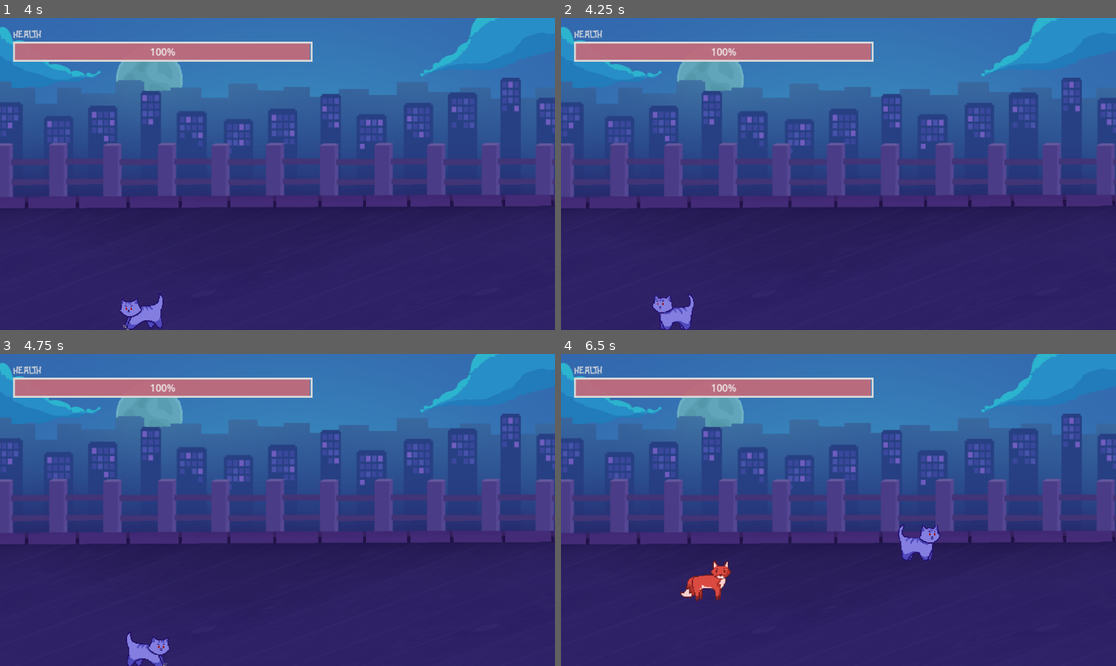
Above: before the commit, frames 1-4 (two rows, left to right).
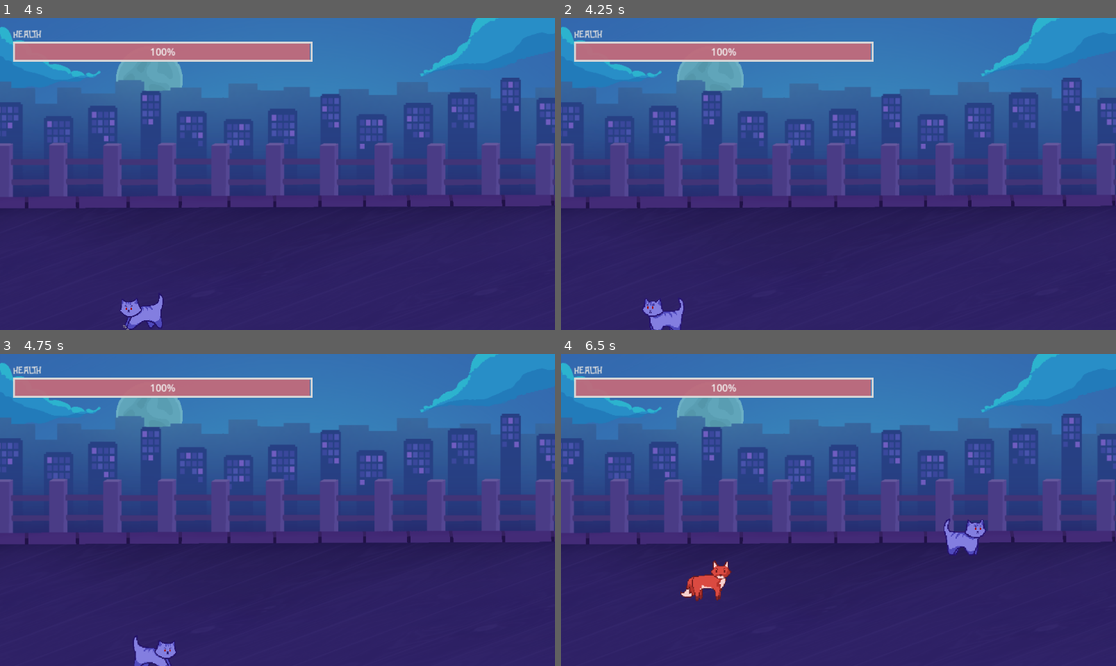
Above: after the commit, the same moments.

Repository: purple-affogato/magic-xmas-cat-game
Game: Godot game, scene res://present_level.tscn
Two runs of this game, one before a commit and one after it. Both use one fixed random seed, a clock stepped at 60 frames per second and the inputs below. This scene is started directly instead of the project's main scene.
Inputs:
- Up to frame 1 (4 s): tap Enter (ui_accept) at 0.5, 0.77, 1.25, 1.52, 2, 3.02, 3.77 s; hold Up (ui_up) 0.53-2.03 s; tap Q (normal_attack) every 0.75 s from 0.6 to 3.6 s; hold Left (ui_left) 2.03-3.53 s; hold Down (ui_down) from 3.53 s (still down)
- Up to frame 2 (4.25 s): keep holding Down (ui_down)
- Up to frame 3 (4.75 s): release Down (ui_down) at 4.28 s; hold Right (ui_right) from 4.28 s (still down); tap Q (normal_attack) at 4.35 s; tap Enter (ui_accept) at 4.52 s
- Up to frame 4 (6.5 s): release Right (ui_right) at 5.03 s; hold Up (ui_up) 5.03-5.78 s; tap Q (normal_attack) at 5.1, 5.85 s; hold Right (ui_right) from 5.78 s (still down); tap Enter (ui_accept) at 6.02 s

Frame 1 is identical in both runs. In frame 2, 0.5% of the frame differs, in the area x 14-24%, y 88-100%; in frame 3, 0.4%; in frame 4, 1.1%, in the area x 60-77%, y 52-67%.

Commit message:
adjusted attack AOEs and collisionshape

Diff:
--- a/cat.tscn
+++ b/cat.tscn
@@ -191,13 +191,13 @@
 }]
 
 [sub_resource type="RectangleShape2D" id="RectangleShape2D_3bkw1"]
-size = Vector2(54, 44)
+size = Vector2(44.8276, 31.0345)
 
 [sub_resource type="CircleShape2D" id="CircleShape2D_iodpr"]
 radius = 25.4769
 
-[sub_resource type="RectangleShape2D" id="RectangleShape2D_2w5ku"]
-size = Vector2(41.8966, 46.8966)
+[sub_resource type="CircleShape2D" id="CircleShape2D_7n54m"]
+radius = 24.2951
 
 [sub_resource type="RectangleShape2D" id="RectangleShape2D_g1c2r"]
 size = Vector2(40, 42.4138)
@@ -207,6 +207,7 @@
 
 [node name="Cat" type="CharacterBody2D"]
 scale = Vector2(1.45, 1.45)
+motion_mode = 1
 script = ExtResource("1_b8a80")
 
 [node name="AnimatedSprite2D" type="AnimatedSprite2D" parent="."]
@@ -215,7 +216,8 @@
 animation = &"Tail Whip"
 
 [node name="CollisionShape2D" type="CollisionShape2D" parent="."]
-position = Vector2(-5, 4)
+position = Vector2(-3.10345, 5.17241)
+scale = Vector2(1, 1)
 shape = SubResource("RectangleShape2D_3bkw1")
 
 [node name="Camera2D" type="Camera2D" parent="."]
@@ -234,8 +236,9 @@
 
 [node name="AOE" type="CollisionShape2D" parent="Whip"]
 visible = false
-position = Vector2(38.3621, 5.51724)
-shape = SubResource("RectangleShape2D_2w5ku")
+position = Vector2(46.2069, 5.51724)
+scale = Vector2(1, 1)
+shape = SubResource("CircleShape2D_7n54m")
 disabled = true
 debug_color = Color(0.901961, 0.223529, 0.533333, 0.419608)
 
@@ -253,6 +256,7 @@
 scale = Vector2(1, 1)
 
 [node name="AOE" type="CollisionShape2D" parent="Fire"]
+visible = false
 position = Vector2(44.3966, 3.7931)
 shape = SubResource("RectangleShape2D_bsg0v")
 disabled = true
